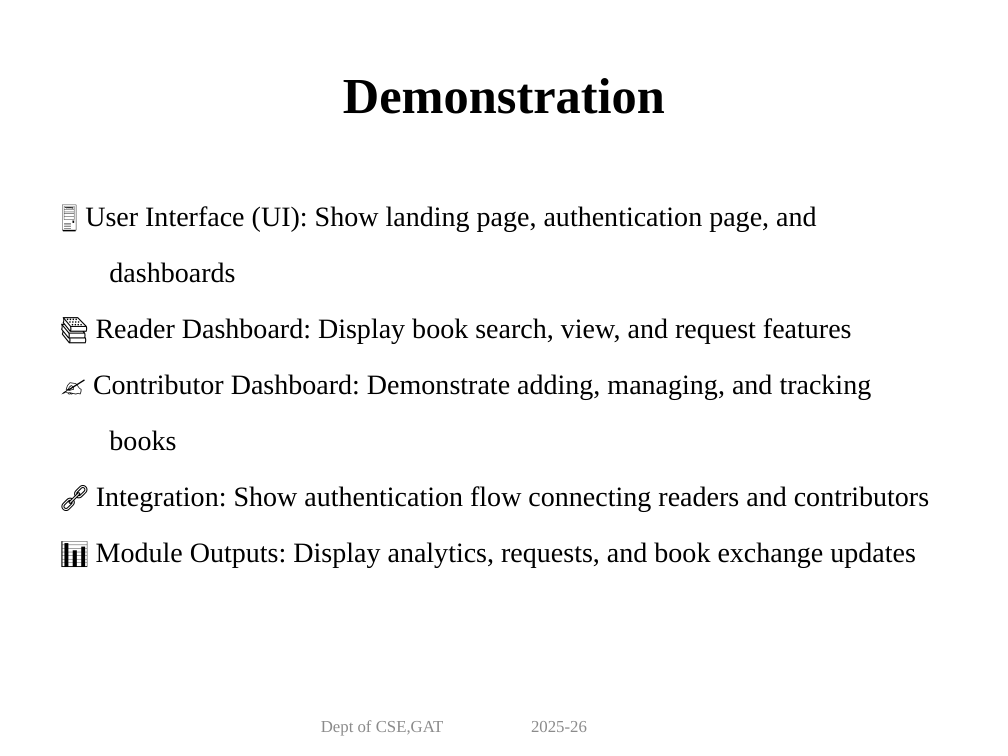
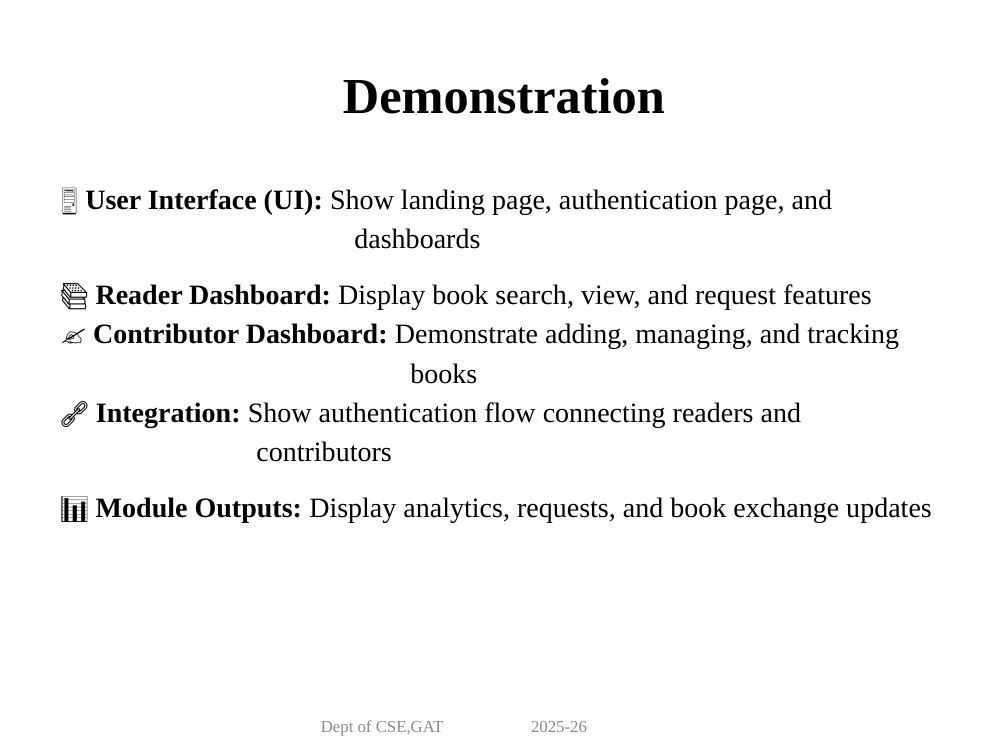
Before and after one commit to Vigneshp89511/miniproject-bookmates-, a slide deck: slide 10 of documentation/PPT/Mini_Project_BookMates.pptx. Drawn at 1008x756 pixels with LibreOffice and Linux fonts; fonts in the diff are those of the drawing. Boxes give left, top, right and bottom in pixels: in the first picture for what was removed or moved away, otherwise in the second. Text is boxed around its words. In the diff, an @@ line names an element or a change of style, - is before the commit and + after.

```diff
--- a/documentation/PPT/Mini_Project_BookMates.pptx
+++ b/documentation/PPT/Mini_Project_BookMates.pptx
@@ text at <box>60,187,932,523</box>: bold on in "User Interface (UI):", "Reader Dashboard:", "Contributor Dashboard:", "Module Outputs:"; line spacing 1.5 to 1 @@
@@ text at <box>96,402,801,462</box>: text changed @@
-🔗 Integration: Show authentication flow connecting readers and contributors
+🔗 Integration: Show authentication flow connecting readers and
+contributors
```
Also in this commit, not shown: 3 other slides changed.
